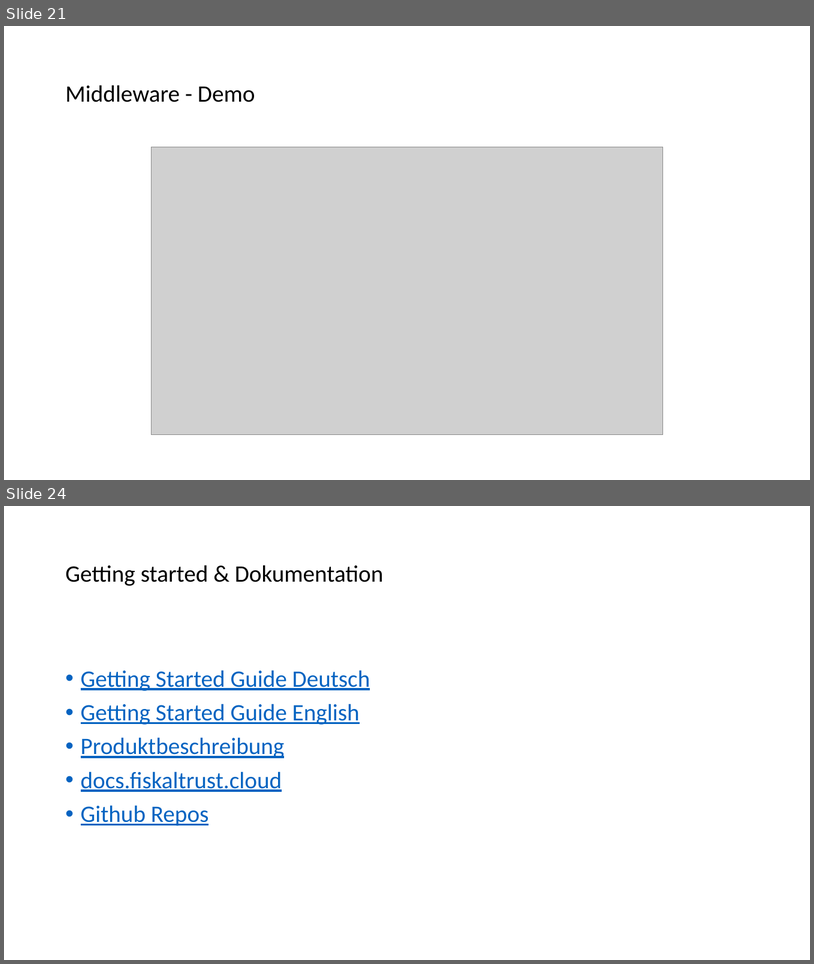
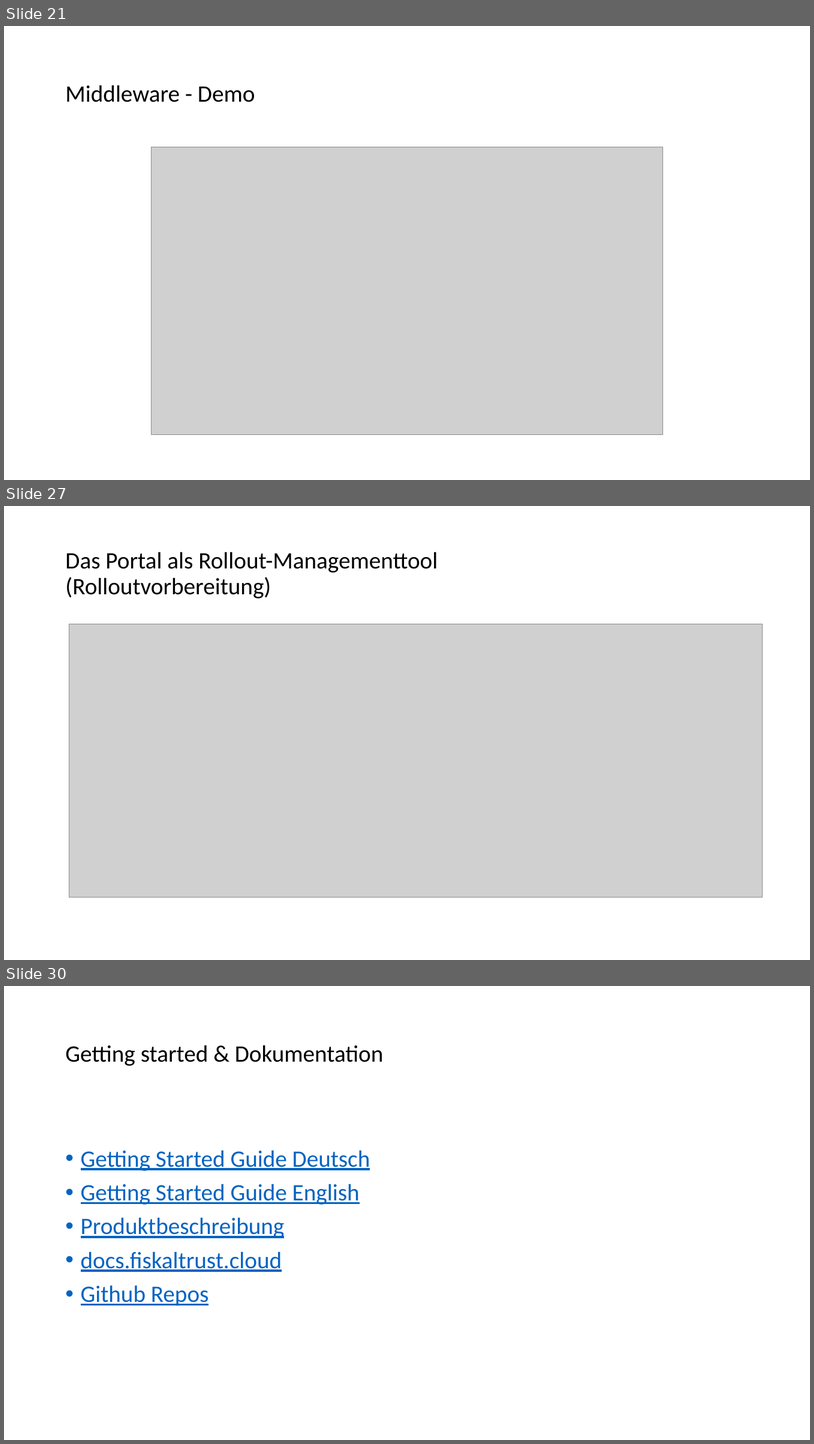
Before and after one commit to fiskaltrust/productdescription-de-doc, a slide deck: for-poscreators/presentation/onboarding_de.pptx. Shown one above the other, each under a label of ours: slides 21 and 24 before the commit, slides 21, 27 and 30 after it; the slides between them are not shown. The pictures are 814x964 and 814x1444 pixels, drawn with LibreOffice and Linux fonts; fonts in the diff are those of the drawing; grey boxes stand for pictures. Boxes give left, top, right and bottom in pixels: in the first picture for what was removed or moved away, otherwise in the second. Text is boxed around its words. In the diff, an @@ line names an element or a change of style, - is before the commit and + after.

```diff
--- a/for-poscreators/presentation/onboarding_de.pptx
+++ b/for-poscreators/presentation/onboarding_de.pptx
@@ slide 27 added at [4, 506, 810, 960], background #FFFFFF @@
@@ title added at [65, 552, 438, 598], 28 pt, text #000000 @@
+Das Portal als Rollout-Managementtool
+(Rolloutvorbereitung)
@@ picture added at [69, 624, 763, 897] @@
@@ what was slide 24 is now slide 30 @@
```
Also in this commit, not shown: 9 slides changed, 6 other slides added, 1 slide removed, 6 other files.
